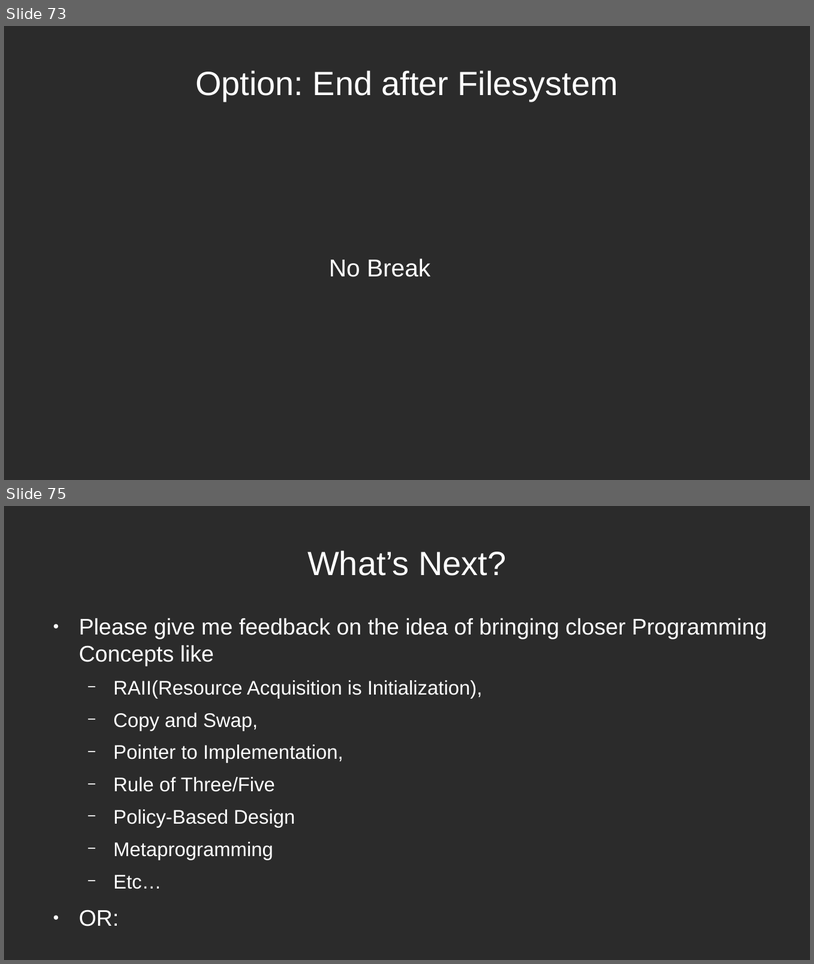
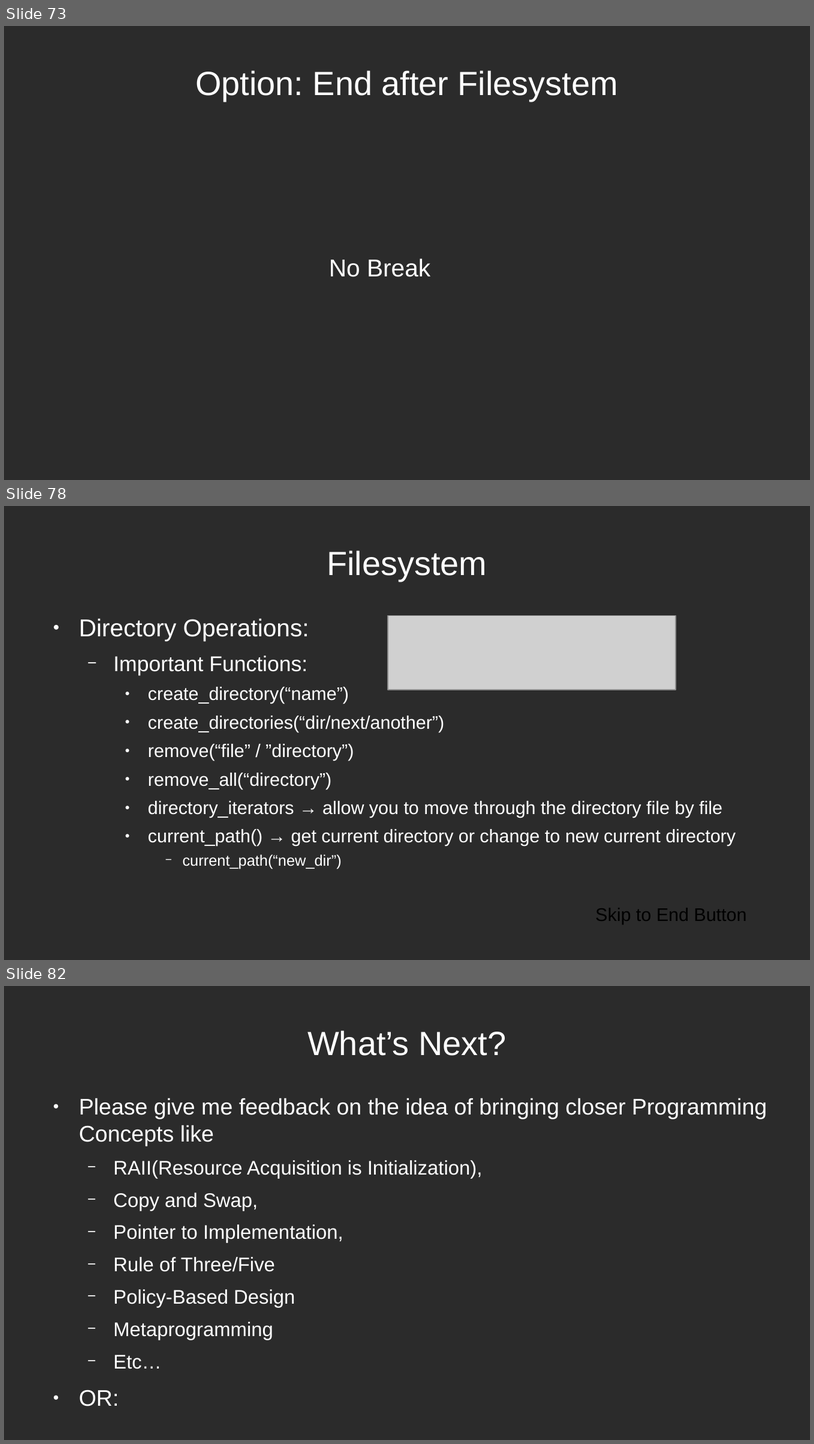
Before and after one commit to mleibeng/Crash-Course-CPP-11-17, a slide deck: Presentation/Crash Course CPP.odp. Shown one above the other, each under a label of ours: slides 73 and 75 before the commit, slides 73, 78 and 82 after it; the slides between them are not shown. The pictures are 814x964 and 814x1444 pixels, drawn with LibreOffice and Linux fonts; fonts in the diff are those of the drawing; grey boxes stand for pictures; background and template pictures are left out; a plain dark background stands for a picture behind light text. Boxes give left, top, right and bottom in pixels: in the first picture for what was removed or moved away, otherwise in the second. Text is boxed around its words. In the diff, an @@ line names an element or a change of style, - is before the commit and + after.

Commit message:
Added filesystem to presentation

```diff
--- a/Presentation/Crash Course CPP.odp
+++ b/Presentation/Crash Course CPP.odp
@@ slide 78 added at (x1=4, y1=506, x2=810, y2=960), background picture (left out) @@
@@ title added at (x1=327, y1=550, x2=487, y2=581), 33 pt, text #FFFFFF @@
+Filesystem
@@ text added at (x1=79, y1=618, x2=736, y2=869), 18 pt, text #FFFFFF @@
+● Directory Operations:
+  − Important Functions:
+    ● create_directory(“name”)
+    ● create_directories(“dir/next/another”)
+    ● remove(“file” / ”directory”)
+    ● remove_all(“directory”)
+    ● directory_iterators → allow you to move through the directory file by file
+    ● current_path() → get current directory or change to new current directory
+      − current_path(“new_dir”)
@@ picture added at (x1=388, y1=616, x2=677, y2=690) @@
@@ text added at (x1=596, y1=907, x2=747, y2=924), 18 pt, text #000000 @@
+Skip to End Button
@@ what was slide 75 is now slide 82 @@
```
Also in this commit, not shown: 1 slide changed, 6 other slides added.
